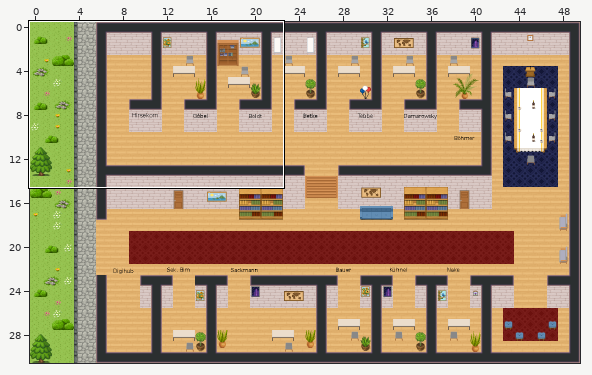
Two versions of a level (Tiled map (JSON), office.tmj). The first picture is a wide view before the edit; the outline marks the close-up.
Close-up. Earlier state:
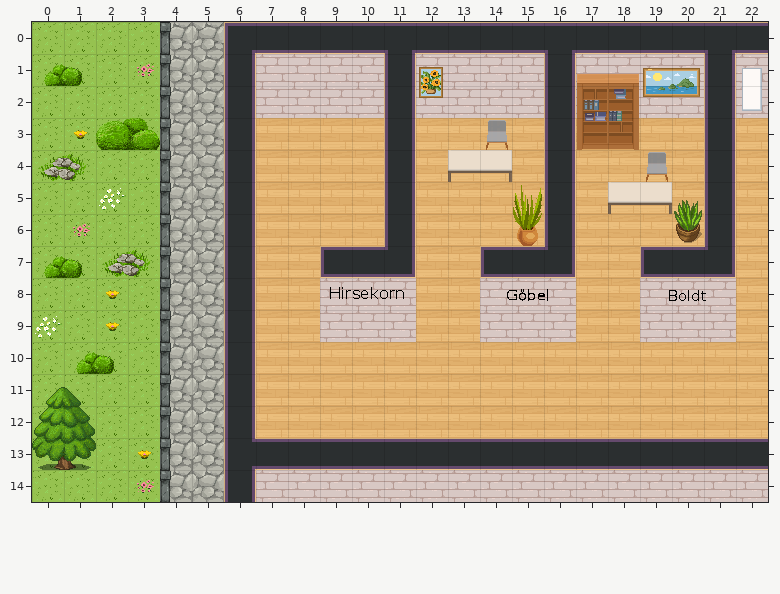
Cells are 32x32 px. Shown: x 0..22, y 0..14. The commit also changed other parts of the map, which this record leaves out.
After:
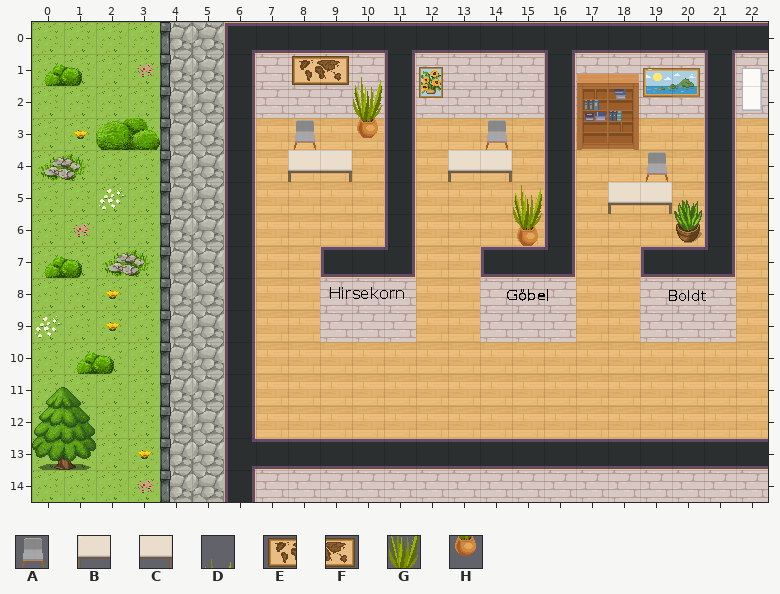
Key: from "Chunk 1": A 40, B 43, C 44, D 95, E 148, F 149, G 184, H 185.
_ is an empty cell.
Edits made:
Layer "walls/walls2":
There is now tile A in row 3 at x 8.
There is now tile B in row 4 at x 8.
There is now tile C in row 4 at x 9.
There is now tile D in row 1 at x 10.
There is now tile E in row 1 at x 8.
There is now tile F in row 1 at x 9.
There is now tile G in row 2 at x 10.
There is now tile H in row 3 at x 10.
Boxes around the changes in both close-ups, in picture pixels (x1, y1, x2, y2):
added: (288, 56, 382, 182)
